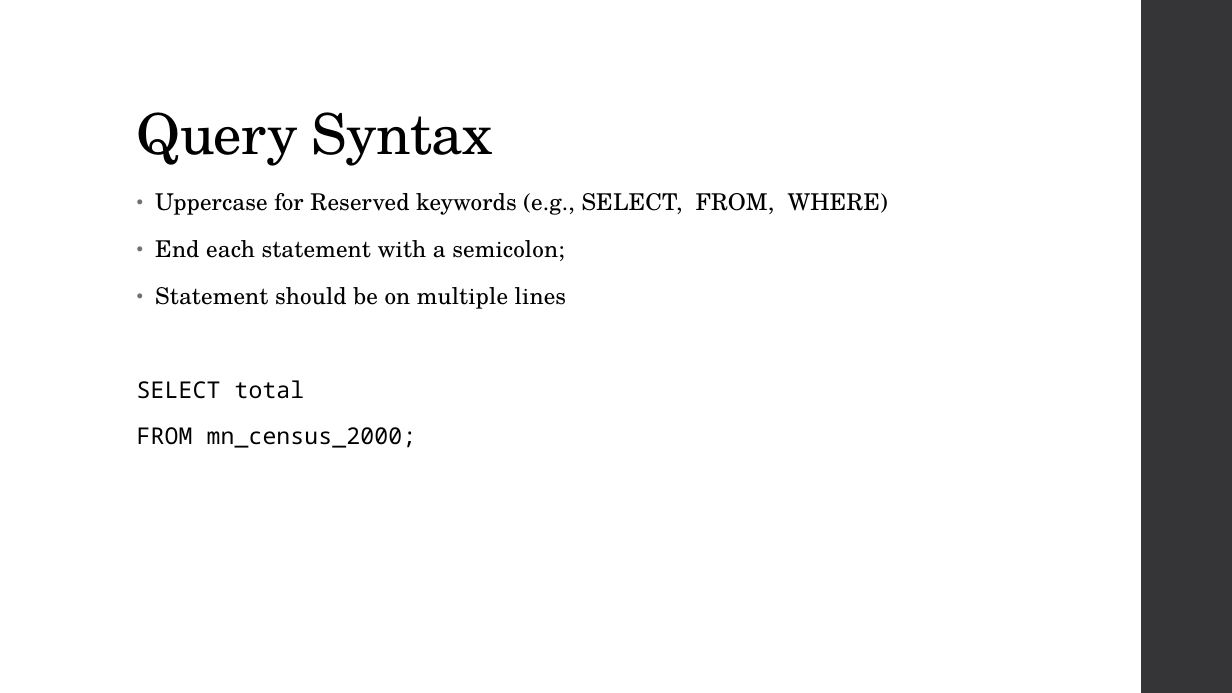
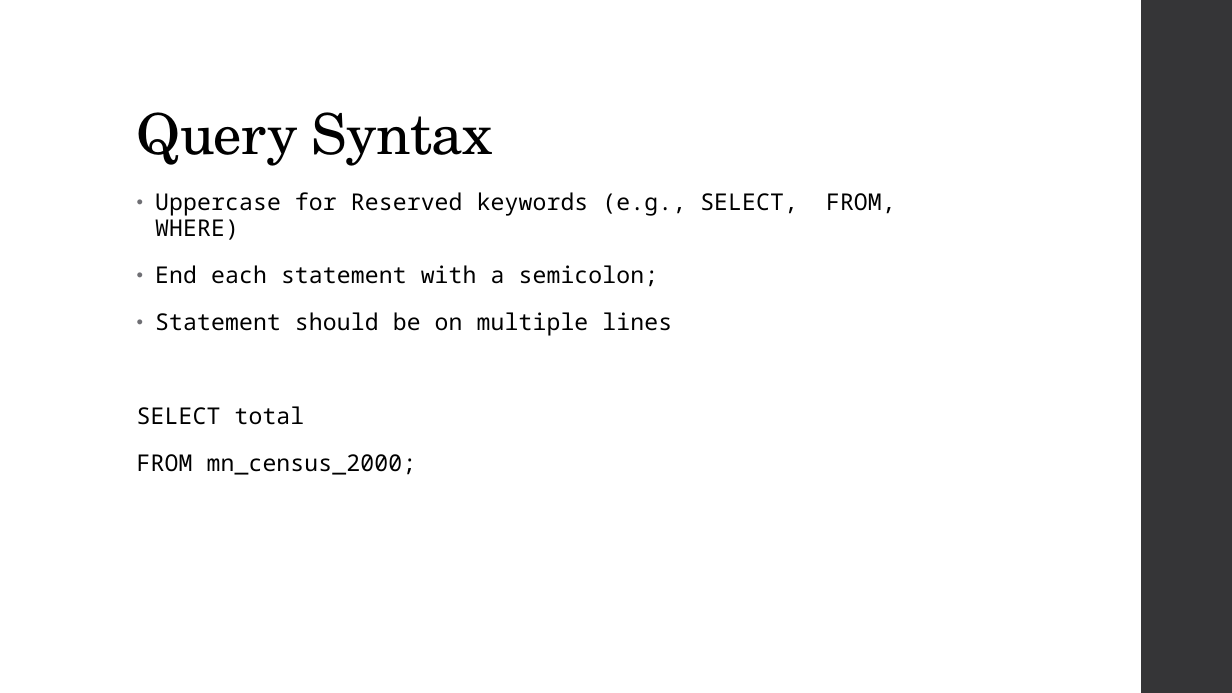
Before and after one commit to MGIS-UMN/GIS5577_week2, a slide deck: slide 16 of BASIC_SQL.odp. Drawn at 1232x693 pixels with LibreOffice and Linux fonts; fonts in the diff are those of the drawing. Boxes give left, top, right and bottom in pixels: in the first picture for what was removed or moved away, otherwise in the second. Text is boxed around its words. In the diff, an @@ line names an element or a change of style, - is before the commit and + after.

```diff
--- a/BASIC_SQL.odp
+++ b/BASIC_SQL.odp
@@ text at bbox=[155, 192, 798, 336]: font TeX Gyre Schola to Noto Sans Mono in "Uppercase for Reserved keywords (e.g., SELECT, FROM, ...", "End each statement with a semicolon;", "Statement should be on multiple lines" @@
```
Also in this commit, not shown: 16 other slides changed, 2 other files.
